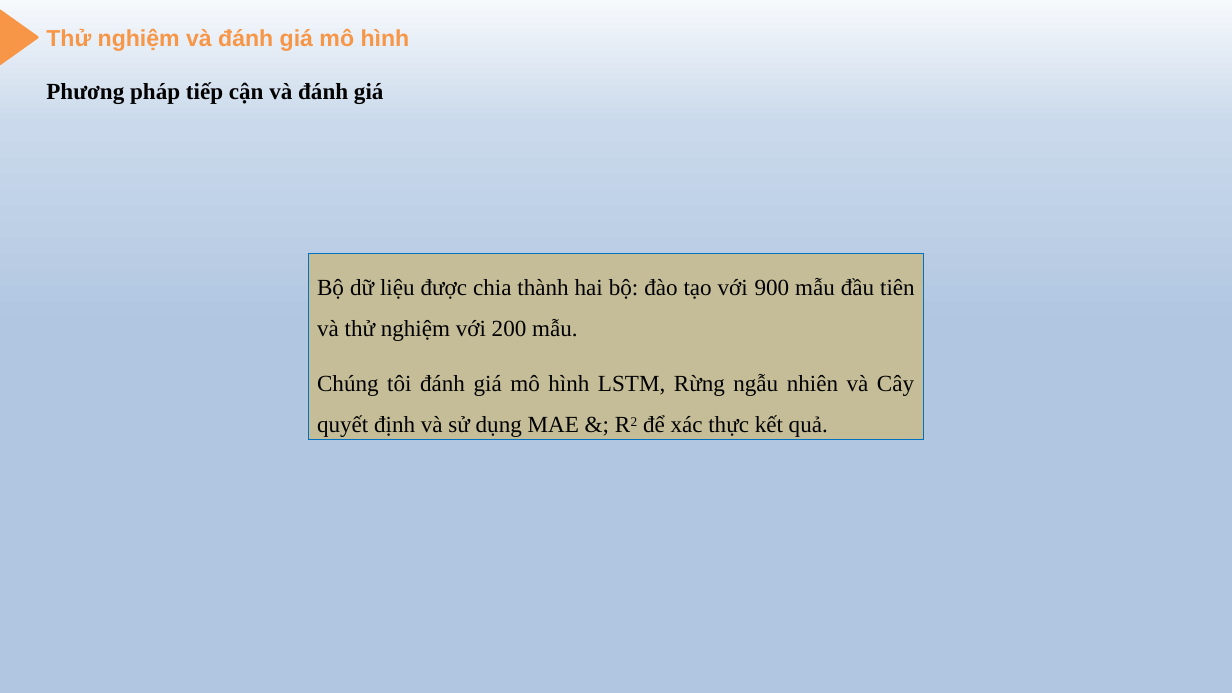
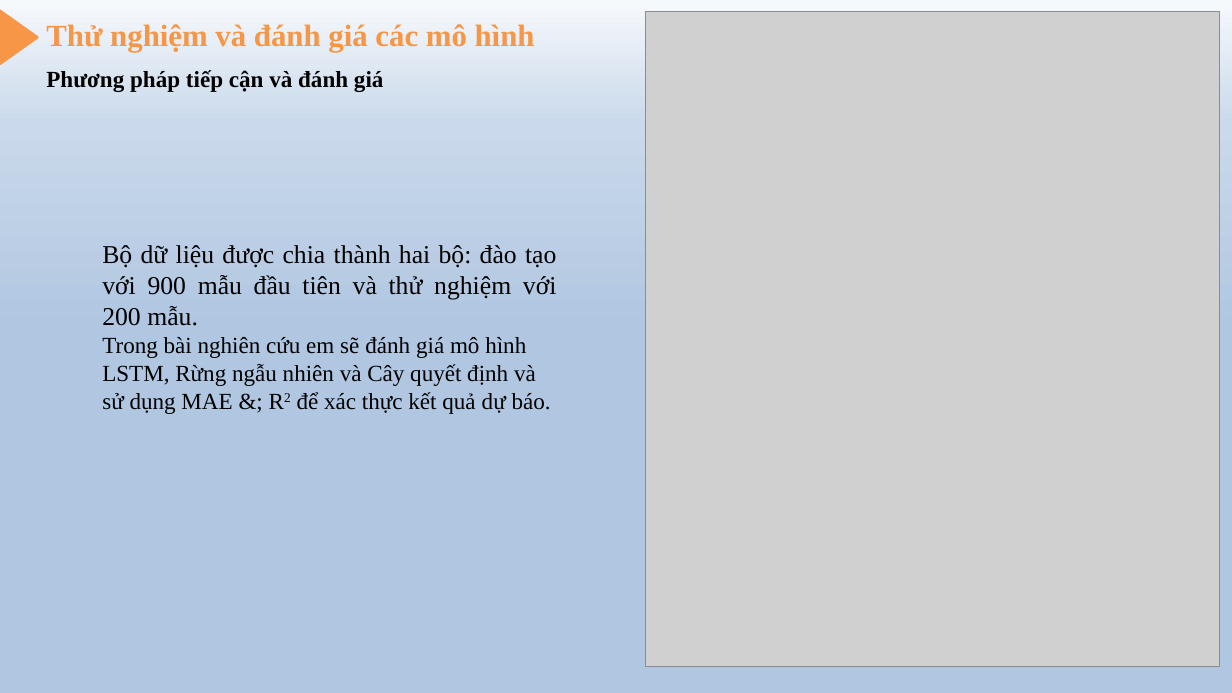
Before and after one commit to tintran2211-dev/Scientific-research, a slide deck: slide 18 of 60PM2_1851171644_TranCongTin/Code_60PM2_1871171644_TranCongTin/Slide.pptx (slide 19 before the commit). Drawn at 1232x693 pixels with LibreOffice and Linux fonts; fonts in the diff are those of the drawing; grey boxes stand for pictures; background and template pictures are left out. Boxes give left, top, right and bottom in pixels: in the first picture for what was removed or moved away, otherwise in the second. Text is boxed around its words. In the diff, an @@ line names an element or a change of style, - is before the commit and + after.

```diff
--- a/60PM2_1851171644_TranCongTin/Code_60PM2_1871171644_TranCongTin/Slide.pptx
+++ b/60PM2_1851171644_TranCongTin/Code_60PM2_1871171644_TranCongTin/Slide.pptx
@@ text at [46, 24, 535, 52]: text changed; size 18 to 24 pt; font Arial to Times New Roman @@
-Thử nghiệm và đánh giá mô hình
+Thử nghiệm và đánh giá các mô hình
@@ picture added at [645, 12, 1219, 666] @@
@@ text "Phương pháp tiếp cận và ...": place and size @@
-text "Phương pháp tiếp cận và ..." at [46, 82, 383, 104]
+text "Phương pháp tiếp cận và ..." at [46, 70, 383, 92]
@@ text "Bộ dữ liệu được chia ...": place and size @@
-text "Bộ dữ liệu được chia ..." at [308, 254, 924, 439]
+text "Bộ dữ liệu được chia ..." at [102, 245, 557, 414]
@@ text "Bộ dữ liệu được chia ..." at [102, 245, 557, 414]: fill #C4BD97 to none; outline #0070C0 0.75 pt to none @@
@@ text at [102, 245, 557, 326]: size 18 to 20 pt in "Bộ dữ liệu được chia thành hai ..."; line spacing 1.5 to 1; less space between paragraphs @@
@@ text at [102, 337, 551, 414]: text changed @@
-Chúng tôi đánh giá mô hình LSTM, Rừng ngẫu nhiên và Cây quyết định và sử dụng MAE &; R2 để xác thực kết quả.
+Trong bài nghiên cứu em sẽ đánh giá mô hình LSTM, Rừng ngẫu nhiên và Cây quyết định và sử dụng MAE &; R2 để xác thực kết quả dự báo.
```
Also in this commit, not shown: 19 other slides changed, 1 slide removed, 3 other files.
